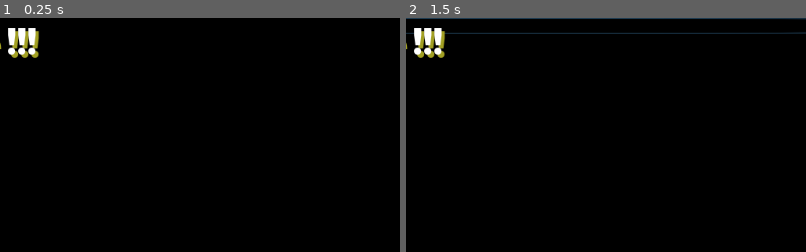
Above: before the commit, frames 1-2 (left to right).
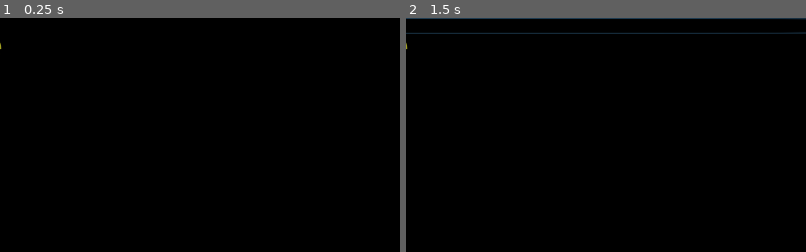
Above: after the commit, the same moments.

Repository: marcelobravin/ed2
Game: Godot game, scene res://assets/buttons/MenuButton.tscn
Two runs of this game, one before a commit and one after it. Both use one fixed random seed, a clock stepped at 60 frames per second and the inputs below. The project has no main scene, so this scene is started directly.
Inputs:
- Up to frame 1 (0.25 s): no input
- Up to frame 2 (1.5 s): click "New Game !!!" (after the commit: "New Game") at 0.5 s; click "New Game !!!" (after the commit: "New Game") at 1.25 s
The pictures show only the part of the screen within x 26-76%, y 0-50%; the shares and areas given below are measured in that part.

The runs differ from the first frame. In frame 1, 0.9% of the frame differs, in the area x 2-10%, y 4-18%; in frame 2, 0.9%.

Commit message:
Title screen

Diff:
--- a/assets/buttons/MenuButton.tscn
+++ b/assets/buttons/MenuButton.tscn
@@ -14,4 +14,4 @@
 custom_constants/shadow_offset_x = 4
 custom_constants/shadow_offset_y = 4
 custom_fonts/font = ExtResource( 1 )
-text = "New Game !!!"
+text = "New Game"
--- /dev/null
+++ b/screens/TitleScreen.tscn
@@ -0,0 +1,31 @@
+[gd_scene load_steps=2 format=2]
+
+[ext_resource path="res://assets/images/images.jpeg" type="Texture" id=1]
+
+[node name="TitleScreen" type="Control"]
+anchor_right = 1.0
+anchor_bottom = 1.0
+
+[node name="Menu" type="VBoxContainer" parent="."]
+margin_left = 120.0
+margin_top = 80.0
+margin_right = 910.0
+margin_bottom = 500.0
+
+[node name="Logo" type="TextureRect" parent="Menu"]
+margin_right = 790.0
+margin_bottom = 225.0
+texture = ExtResource( 1 )
+stretch_mode = 4
+
+[node name="CenterRow" type="HBoxContainer" parent="Menu"]
+margin_top = 229.0
+margin_right = 790.0
+margin_bottom = 420.0
+size_flags_vertical = 3
+
+[node name="Buttons" type="VBoxContainer" parent="Menu/CenterRow"]
+margin_right = 790.0
+margin_bottom = 191.0
+size_flags_horizontal = 3
+size_flags_vertical = 3
